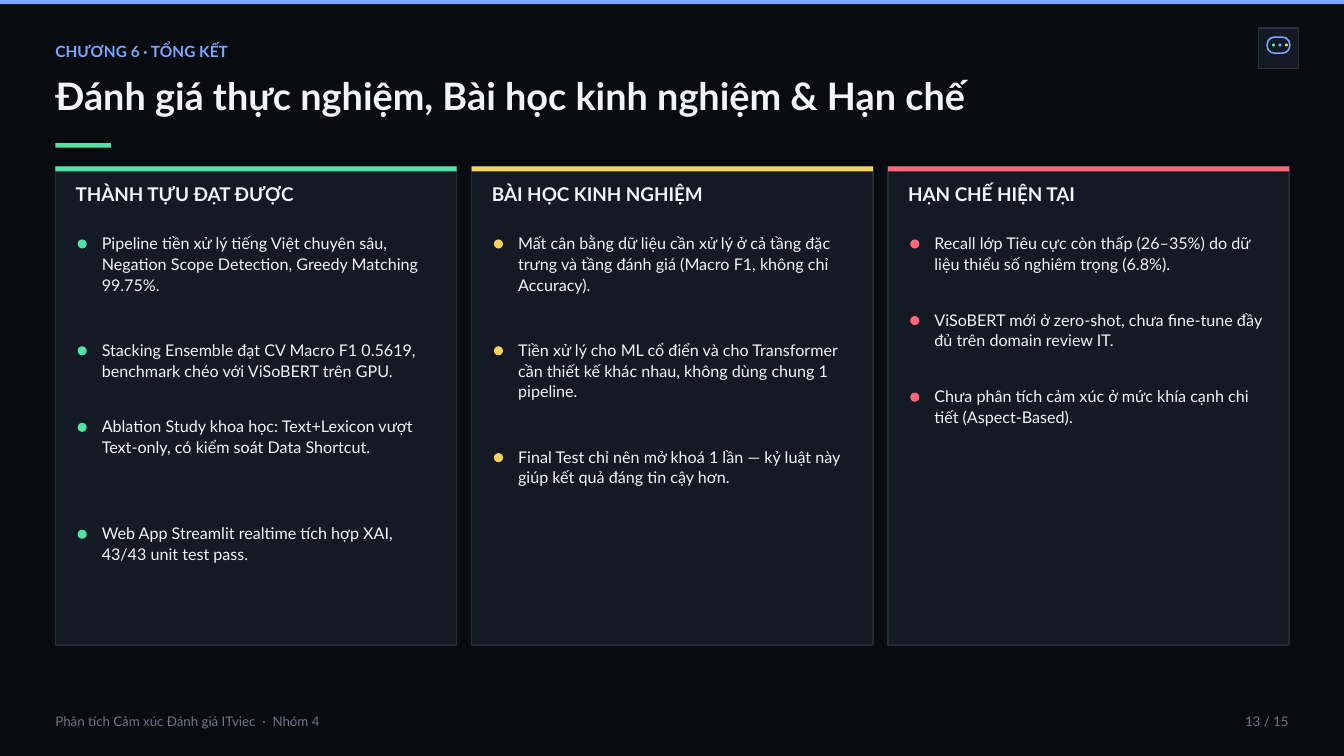
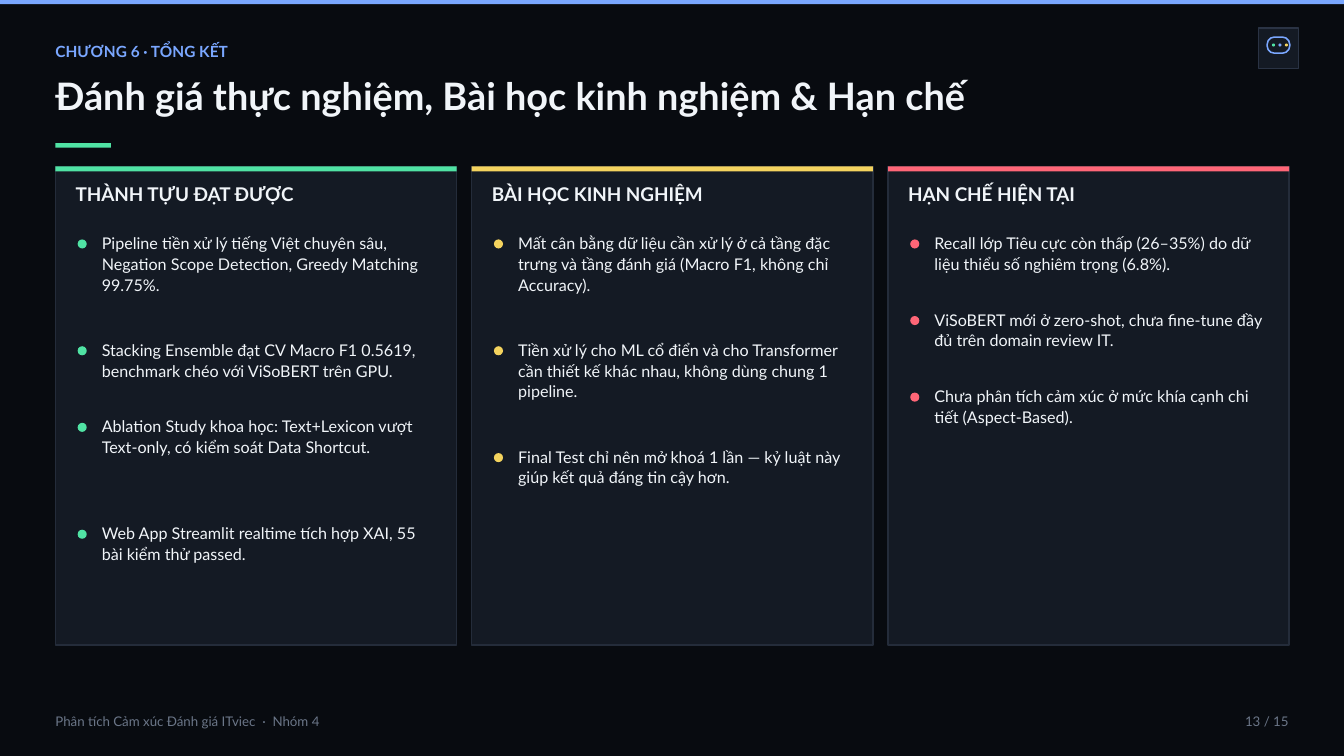
Before and after one commit to duyvv1712/NLP-Sentiment-Analysis-ITviec, a slide deck: slide 14 of reports/slides/NLP_ITviec_Sentiment_Slides.pptx. Drawn at 1344x756 pixels with LibreOffice and Linux fonts; fonts in the diff are those of the drawing. Boxes give left, top, right and bottom in pixels: in the first picture for what was removed or moved away, otherwise in the second. Text is boxed around its words. In the diff, an @@ line names an element or a change of style, - is before the commit and + after.

```diff
--- a/reports/slides/NLP_ITviec_Sentiment_Slides.pptx
+++ b/reports/slides/NLP_ITviec_Sentiment_Slides.pptx
@@ text at (102, 527, 416, 563): text changed @@
-Web App Streamlit realtime tích hợp XAI, 43/43 unit test pass.
+Web App Streamlit realtime tích hợp XAI, 55 bài kiểm thử passed.
```
Also in this commit, not shown: 10 other slides changed, 3 other files.
